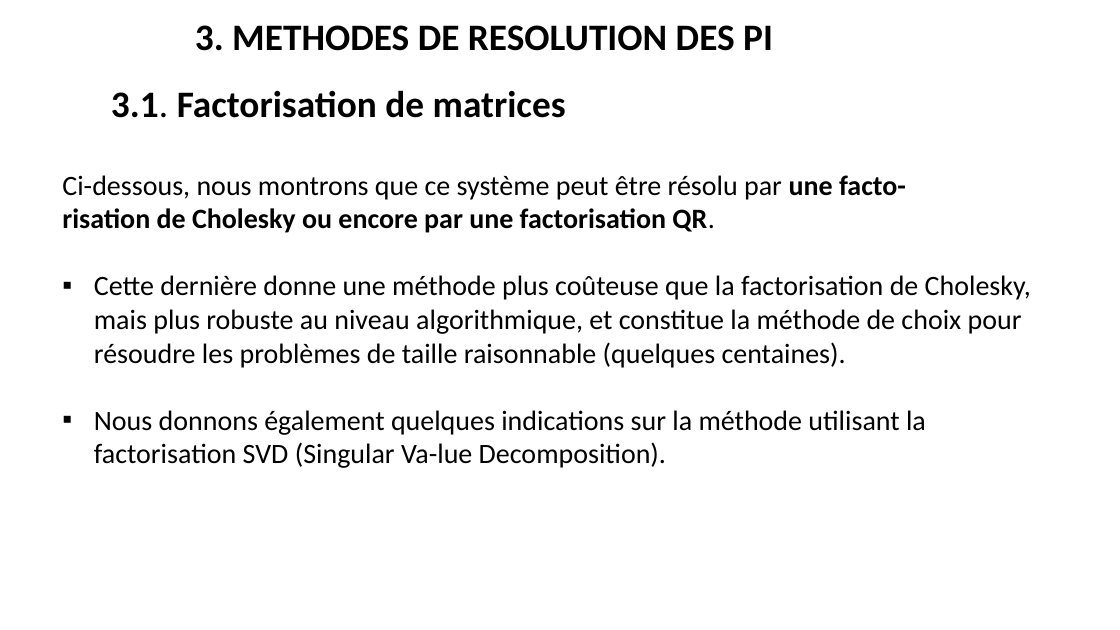
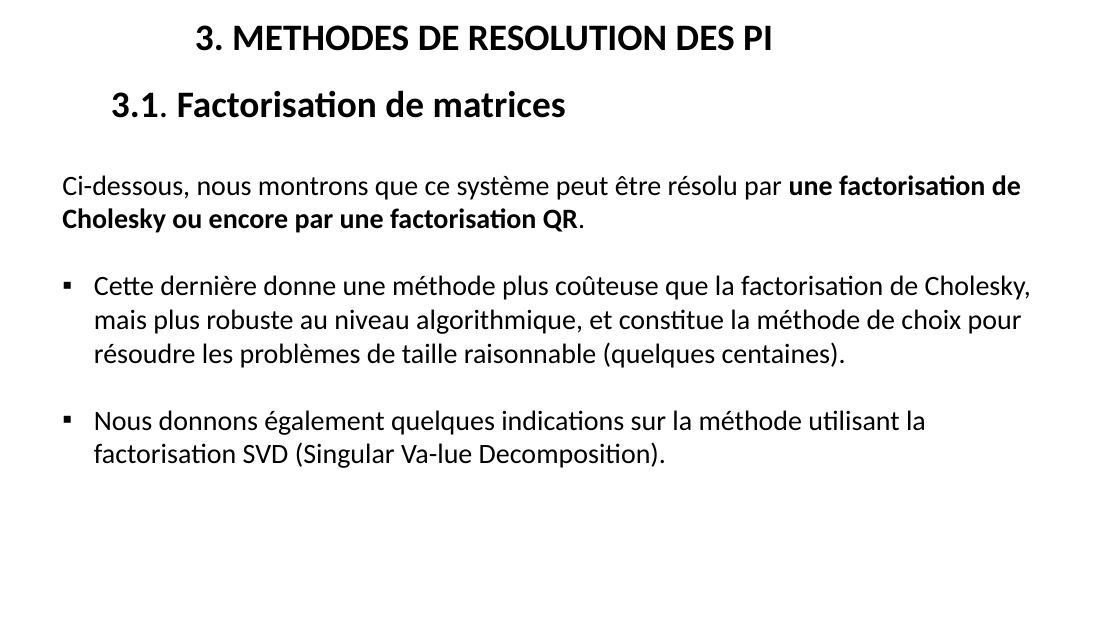
Before and after one commit to BenSaintKoff/COURS-ENSEA, a slide deck: slide 14 of LES PROBLEMES INVERSES.pptx. Drawn at 1120x630 pixels with LibreOffice and Linux fonts; fonts in the diff are those of the drawing. Boxes give left, top, right and bottom in pixels: in the first picture for what was removed or moved away, otherwise in the second. Text is boxed around its words. In the diff, an @@ line names an element or a change of style, - is before the commit and + after.

```diff
--- a/LES PROBLEMES INVERSES.pptx
+++ b/LES PROBLEMES INVERSES.pptx
@@ text at (62,175,1021,233): text changed @@
-Ci-dessous, nous montrons que ce système peut être résolu par une facto-
-risation de Cholesky ou encore par une factorisation QR.
+Ci-dessous, nous montrons que ce système peut être résolu par une factorisation de Cholesky ou encore par une factorisation QR.
```
Also in this commit, not shown: 9 other slides changed, 11 slides added.
